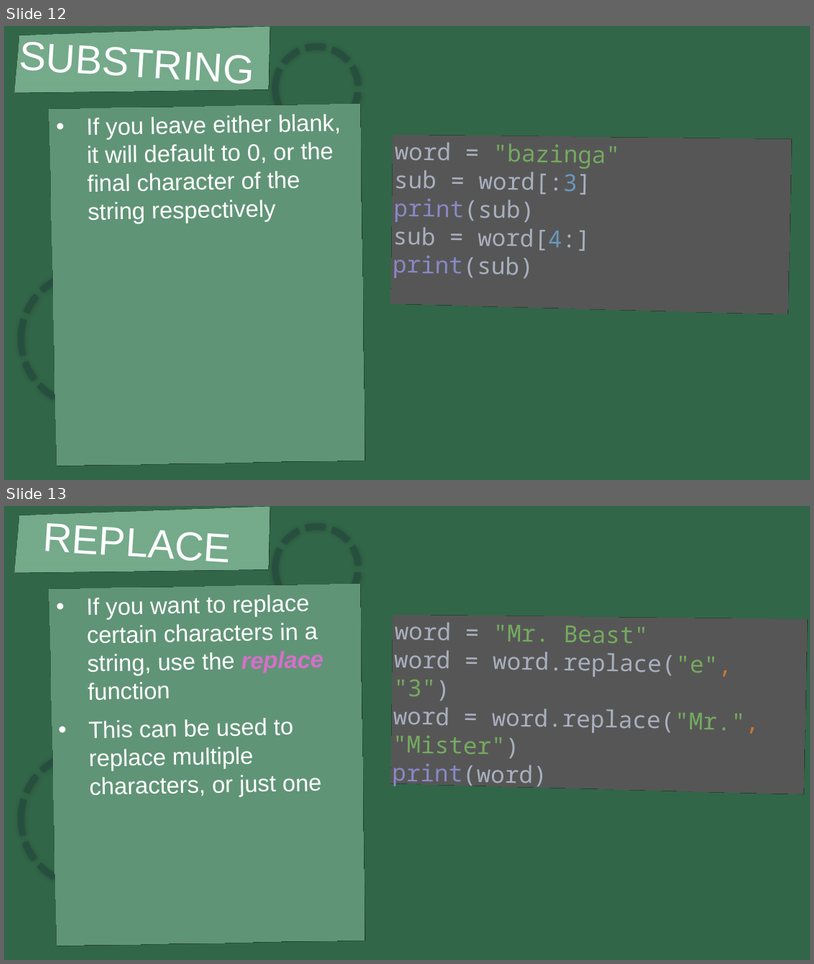
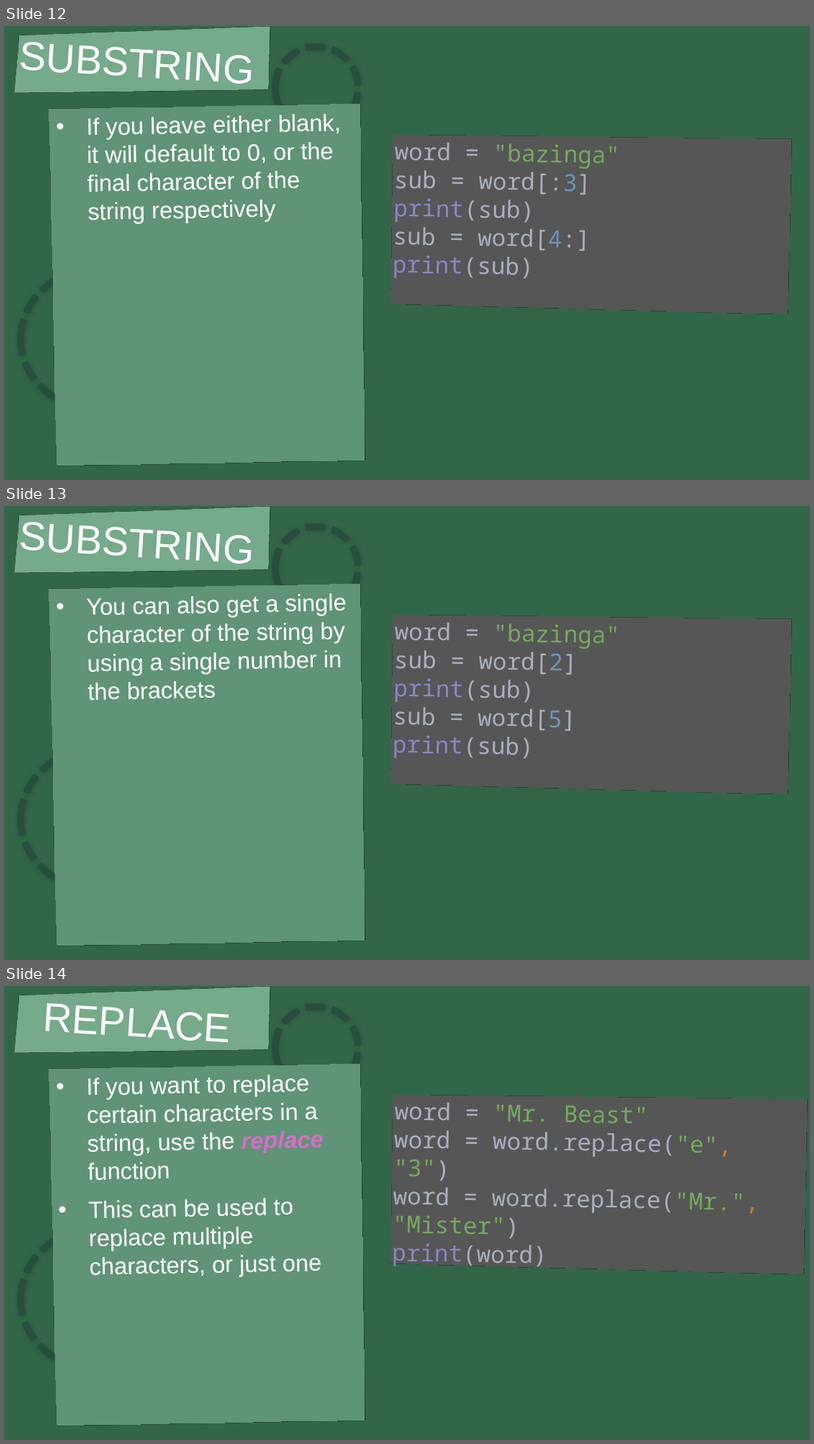
Before and after one commit to JAEOStudios/DP-Computer-Science, a slide deck: Lessons/Lesson B2-2 - String Manipulation.pptx. Shown one above the other, each under a label of ours: slides 12 and 13 before the commit, slides 12, 13 and 14 after it. The pictures are 814x964 and 814x1444 pixels, drawn with LibreOffice and Linux fonts; fonts in the diff are those of the drawing. Boxes give left, top, right and bottom in pixels: in the first picture for what was removed or moved away, otherwise in the second. Text is boxed around its words. In the diff, an @@ line names an element or a change of style, - is before the commit and + after.

```diff
--- a/Lessons/Lesson B2-2 - String Manipulation.pptx
+++ b/Lessons/Lesson B2-2 - String Manipulation.pptx
@@ slide 13 added at (4,506,810,960), background #326648 @@
@@ rectangle added at (4,510,271,572), fill #326648, 48 pt, text #FFFFFF @@
+SUBSTRING
@@ ellipse added at (275,527,358,610), outline #274F3F 8 pt dashed @@
@@ rectangle added at (53,587,363,943), fill #326648, 28 pt, text #FFFFFF @@
+• You can also get a single character of the string by using a single number in the brackets
@@ rectangle added at (388,617,787,788), fill #262626, outline #326648 3 pt, 28 pt, text #A8AFBE @@
+word = "bazinga"
+sub = word[2]
+print(sub)
+sub = word[5]
+print(sub)
@@ ellipse added at (414,624,497,707), outline #274F3F 8 pt dashed @@
@@ ellipse added at (21,752,154,886), outline #274F3F 8 pt dashed @@
@@ what was slide 13 is now slide 14 @@
```
Also in this commit, not shown: 2 other files.
